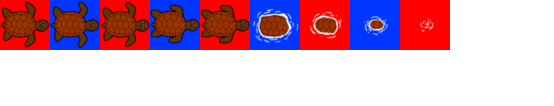
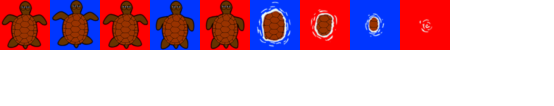
Comparing the layer stacks of the two (554, 106) images. Changes:
painted on "f1" over (x1=0, y1=0, x2=83, y2=50)
painted on "f2" over (x1=49, y1=0, x2=100, y2=49)
painted on "f3" over (x1=100, y1=0, x2=151, y2=50)
painted on "f4" over (x1=149, y1=0, x2=200, y2=50)
painted on "f5" over (x1=200, y1=0, x2=250, y2=50)
painted on "f6" over (x1=249, y1=1, x2=299, y2=48)
painted on "f7" over (x1=308, y1=9, x2=342, y2=43)
moved "f8" above "f9", painted on it over (x1=363, y1=12, x2=389, y2=38)
renamed "Capa 1" to "f9", painted on it over (x1=419, y1=18, x2=434, y2=33)
